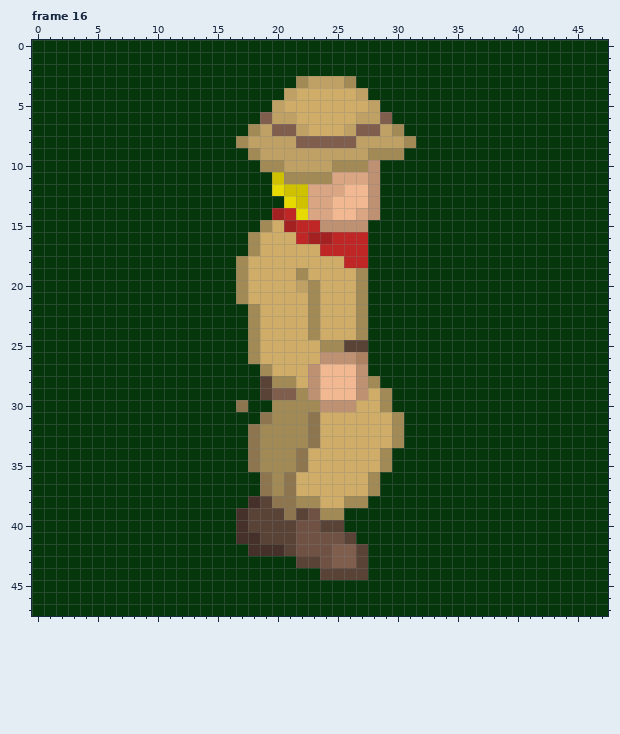
Two states of a pixel-art file, Player/Asset files/Reworked Explorer walk cycle.aseprite. The picture above is the old version.
48x48 pixels, 19 frames. Shown: frame 16. The commit also changed other frames, which this record leaves out.
New version:
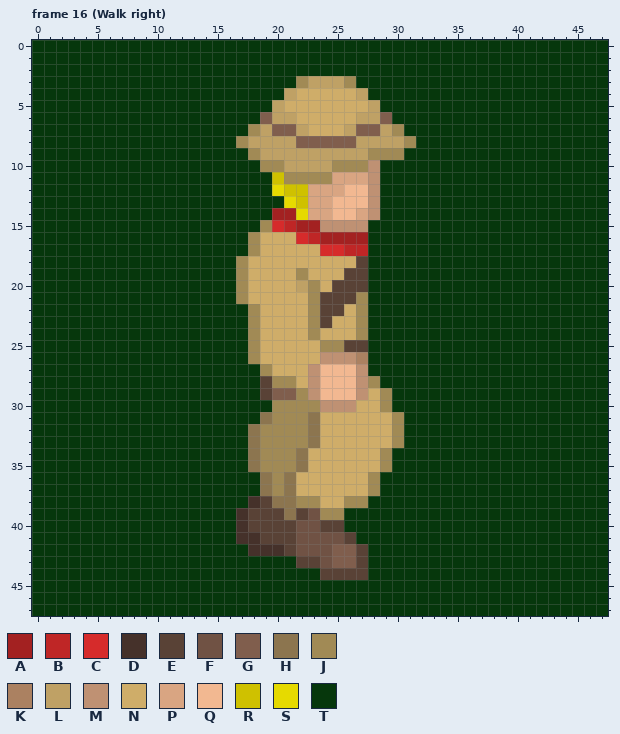
Palette (. is transparent): A #a32121  B #bf2626  C #d62b2b  D #45312a  E #594236  F #705244  G #805e4d  H #8c754f  J #a18a55  K #ab8161  L #bfa165  M #bf9173  N #cfad69  P #d9a582  Q #f2b891  R #cfc100  S #e6da00  T #06370c
The commit says: Cleaned lateral walk anim - ready to reflect and complete cycle
Difference:
Frame 16 (Walk right), layer "Explorer":
y 14: x 21 B -> A
y 15: x 20..23 NABB -> CBAA
y 16: x 22..23 BA -> CB; x 25..27 BBB -> AAA
y 17: x 24..25 BB -> CC
y 18: x 26..27 BB -> NE
y 19: x 26..27 NJ -> EE
y 20: x 25..27 NNJ -> EEE
y 21: x 24..26 NNN -> EEE
y 22: x 24..25 NN -> EE
y 23: x 24 N -> E
y 30: x 17 H -> T
Pixel boxes of the changes (left, top, right, bottom) in both pictures:
changed: (272, 208, 368, 328)
changed: (236, 400, 248, 412)
